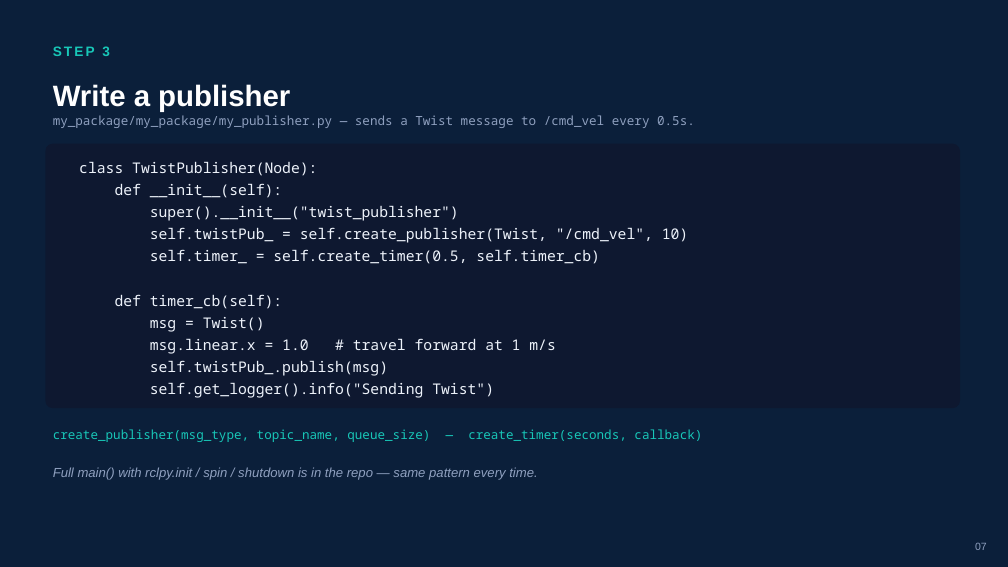
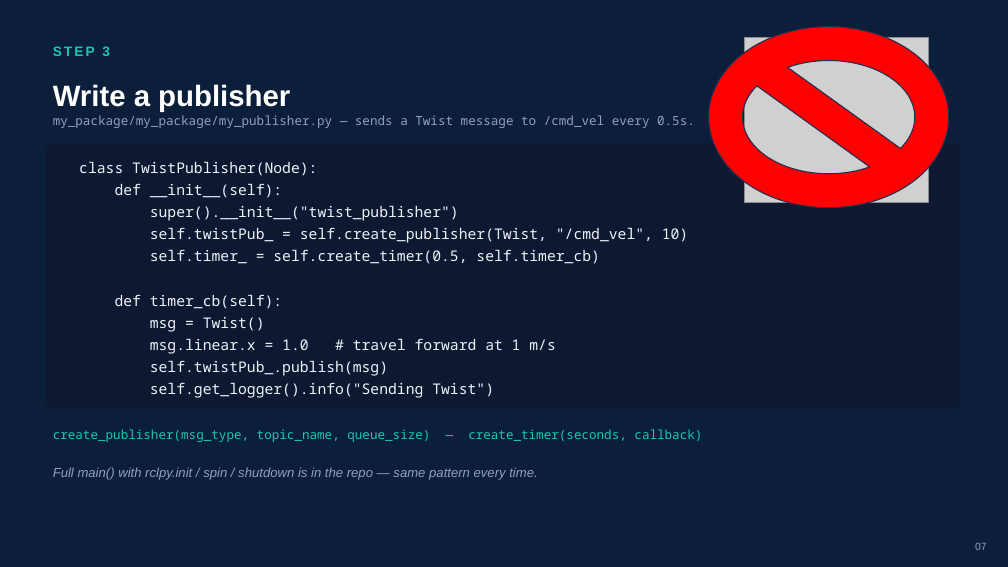
Before and after one commit to uqmars/workshop-resources, a slide deck: slide 7 of ROS2/ROS2_TurtleBot_Gazebo_Workshop.pptx. Drawn at 1008x567 pixels with LibreOffice and Linux fonts; fonts in the diff are those of the drawing; grey boxes stand for pictures. Boxes give left, top, right and bottom in pixels: in the first picture for what was removed or moved away, otherwise in the second. Text is boxed around its words. In the diff, an @@ line names an element or a change of style, - is before the commit and + after.

```diff
--- a/ROS2/ROS2_TurtleBot_Gazebo_Workshop.pptx
+++ b/ROS2/ROS2_TurtleBot_Gazebo_Workshop.pptx
@@ no-entry sign added at (709,26,949,208), fill #FF0000, outline #1E3256 1 pt @@
@@ picture added at (744,38,928,203) @@
```
Also in this commit, not shown: 9 other slides changed.
